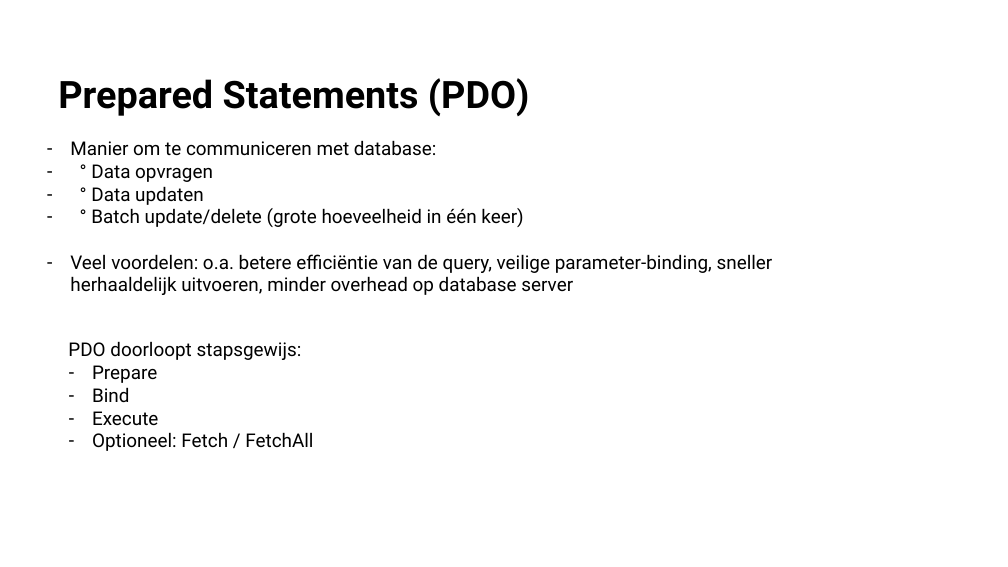
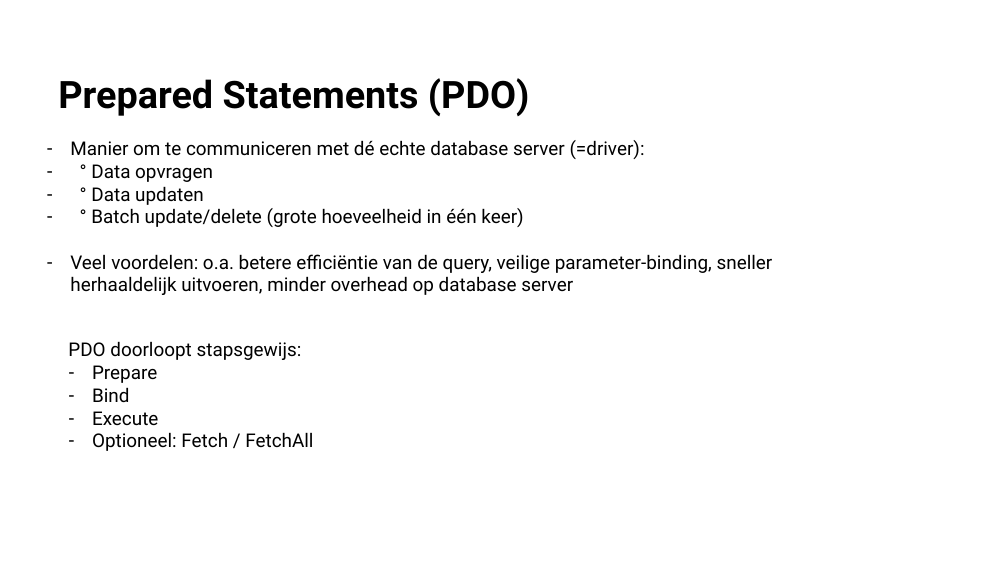
Before and after one commit to Jarnster/ICW-Webdesign-PHP, a slide deck: slide 6 of H3 - Databases en Beveiliging/Presentatie/H3 Databases en Beveiliging - Dynamische Websites.pptx (slide 5 before the commit). Drawn at 1008x567 pixels with LibreOffice and Linux fonts; fonts in the diff are those of the drawing. Boxes give left, top, right and bottom in pixels: in the first picture for what was removed or moved away, otherwise in the second. Text is boxed around its words. In the diff, an @@ line names an element or a change of style, - is before the commit and + after.

```diff
--- a/H3 - Databases en Beveiliging/Presentatie/H3 Databases en Beveiliging - Dynamische Websites.pptx
+++ b/H3 - Databases en Beveiliging/Presentatie/H3 Databases en Beveiliging - Dynamische Websites.pptx
@@ text at [70, 140, 645, 159]: text changed @@
-– Manier om te communiceren met database:
+– Manier om te communiceren met dé echte database server (=driver):
```
Also in this commit, not shown: 1 other slide changed, 1 slide added.
